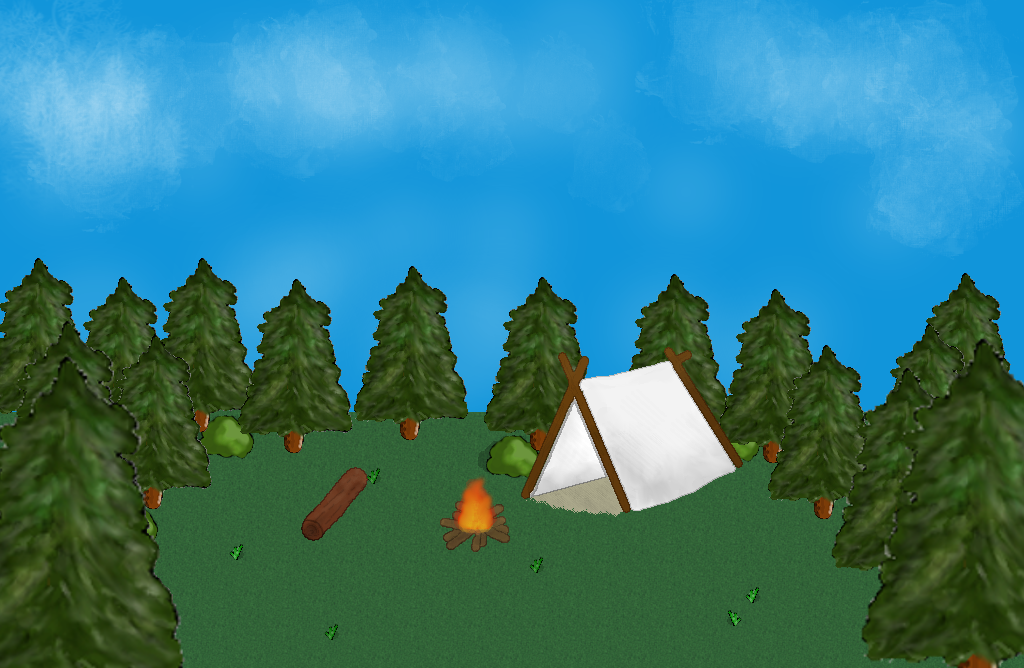
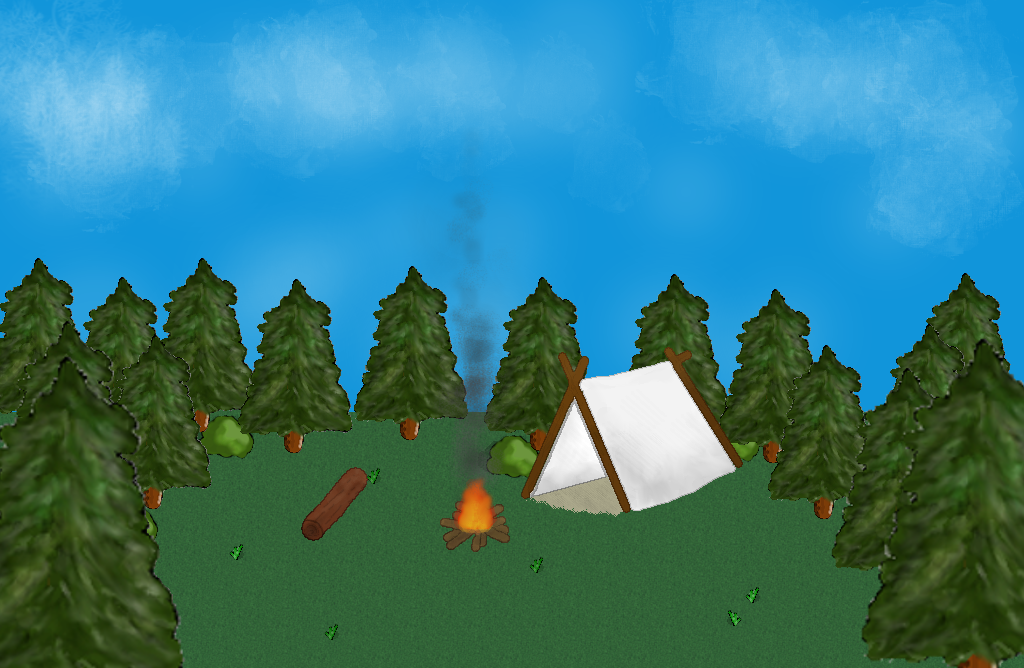
Revision of a layered w=1024, h=668 image; what changed, layer by layer:
painted on "feu" over box(405, 128, 525, 510)
